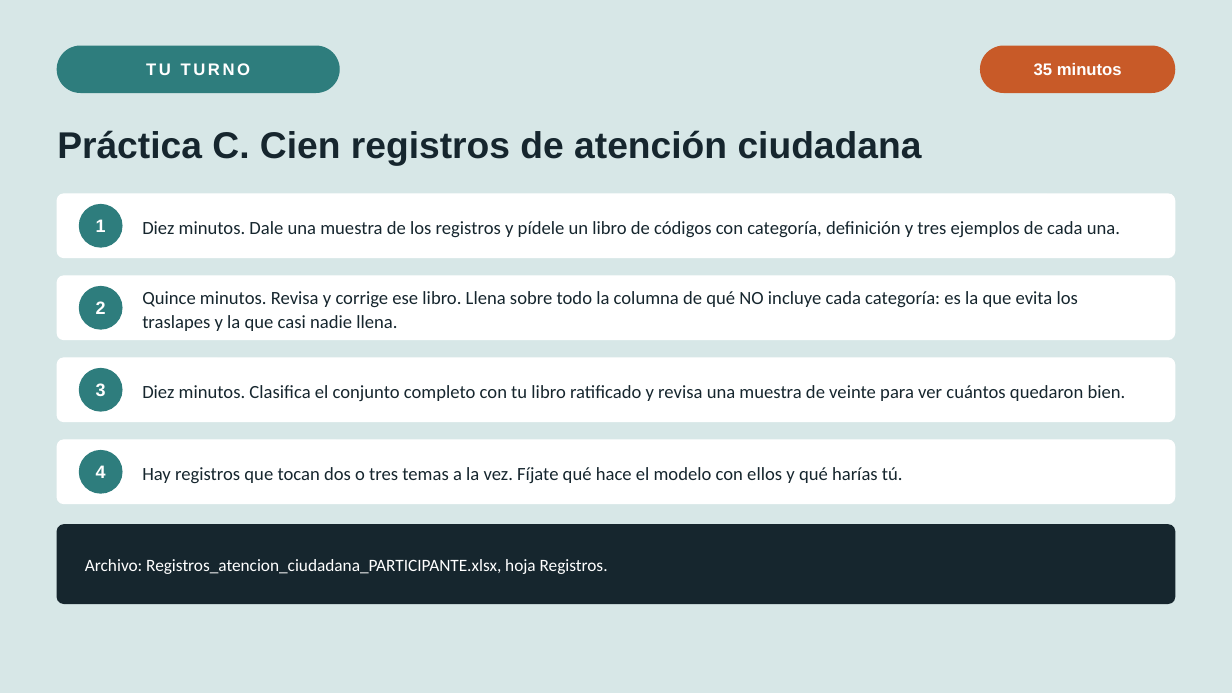
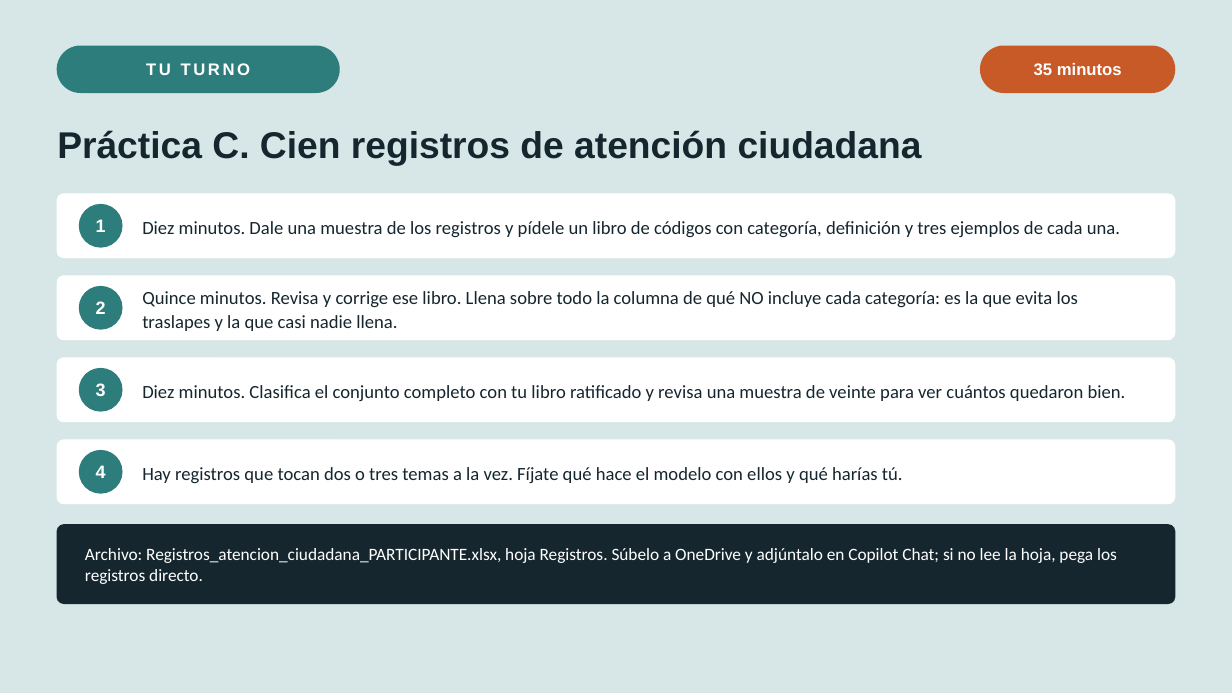
Before and after one commit to marvtrejo/curso-inegi-gen-ai, a slide deck: slide 12 of sesion-04/Sesion_04_PLN_Gestion_Documental.pptx. Drawn at 1232x693 pixels with LibreOffice and Linux fonts; fonts in the diff are those of the drawing. Boxes give left, top, right and bottom in pixels: in the first picture for what was removed or moved away, otherwise in the second. Text is boxed around its words. In the diff, an @@ line names an element or a change of style, - is before the commit and + after.

```diff
--- a/sesion-04/Sesion_04_PLN_Gestion_Documental.pptx
+++ b/sesion-04/Sesion_04_PLN_Gestion_Documental.pptx
@@ text at (85, 548, 1117, 584): text changed @@
-Archivo: Registros_atencion_ciudadana_PARTICIPANTE.xlsx, hoja Registros.
+Archivo: Registros_atencion_ciudadana_PARTICIPANTE.xlsx, hoja Registros. Súbelo a OneDrive y adjúntalo en Copilot Chat; si no lee la hoja, pega los registros directo.
```
Also in this commit, not shown: 2 other slides changed, 3 other files.
